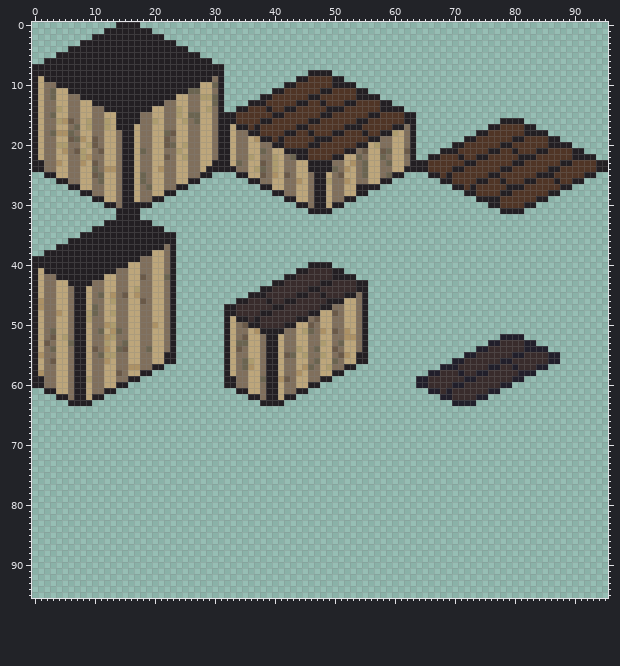
Pixel-art file, stored at Assets/Sprites/interior-iso-tiles.aseprite. This is how it looked before the edit.
96x96 pixels, 1 frame. Colours within 5 levels of each other are drawn and written as one.
Now the later version:
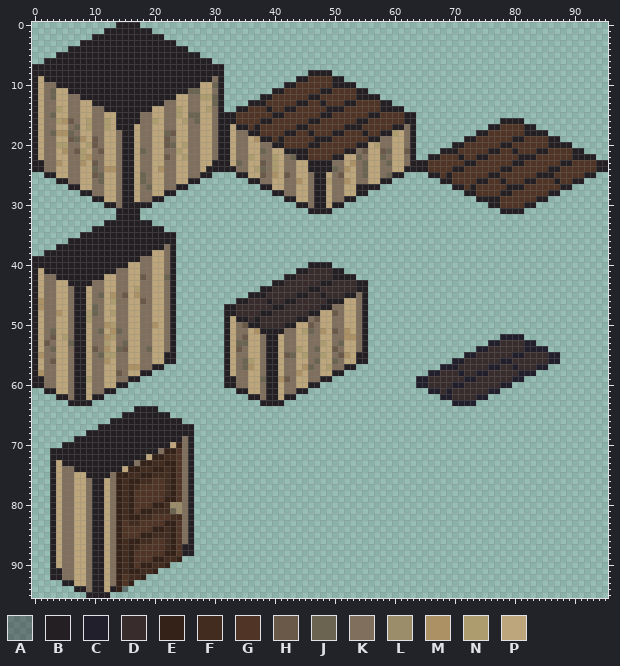
Palette (. is transparent): A #231f2369  B #231f23  C #211f2b  D #392c2c  E #342219  F #422c20  G #503526  H #6a5948  J #6b6450  K #806f5c  L #9c8d6a  M #ac9165  N #ad9c6e  P #bda67b
Edits made:
layer "Layer 2" added
layer "Layer 5" opacity 19% multiply added
layer "Layer 7" opacity 14% added
layer "Layer 6" opacity 13% added
layer "Layer 4" opacity 41% multiply added
Changed rows in their new state; - is an unchanged pixel.
first column x 3:
64 --------------BBBB------
65 ------------BBBBBBBB----
66 ----------BBBBBBBBBBBB--
67 --------BBBBBBBBBBBBBBBB
68 ------BBBBBBBBBBBBBBBBBB
69 ----BBBBBBBBBBBBBBBBBBKB
70 --BBBBBBBBBBBBBBBBBBPEKB
71 BBBBBBBBBBBBBBBBBBKEEGKB
72 BBBBBBBBBBBBBBBBPEEFFGKB
73 BPBBBBBBBBBBBBKEEFFEEGKB
74 BPKKBBBBBBBBPEEFFEEFEGKB
75 BPKKPPBBBBKEEFFEEFFFEGKB
76 BPKKPPKBBPKEFEEFFGGFEGKB
77 BPKKPPKBBPKEFEFGGGGFEGKB
78 BPKKPPKBBPKEFEGGGGGFEGKB
79 BPKKPPKBBPKEFEGGGGGEEGKB
80 BPKKPPKBBPKEFEGGGEEFLLKB
81 BPKKPPKBBPKEFEGEEFFFJLKB
82 BPKKPPKBBPKEFEEFFGGGFFKB
83 BPKKPPKBBPKEGFFGGGGEEGKB
84 BPKKPPKBBPKEGGGGGEEFEGKB
85 BPKKPPKBBPKEGGGEEFFFEGKB
86 BPKKPPKBBPKEFEEFFGGFEGKB
87 BPKKPPKBBPKEFEFGGGGFEGBB
88 BPKKPPKBBPKEFEGGGGGEEGBB
89 BPKKPPKBBPKEFEGGGEEFFE--
90 BPKKPPKBBPKEFEGEEFFE----
91 BBKKPPKBBPKEFEEFFE------
92 BBKKPPKBBPKEGFFE--------
93 --BBPPKBBPKEGE----------
94 ----BBKBBPBEA-----------
95 ------BBBB--------------
